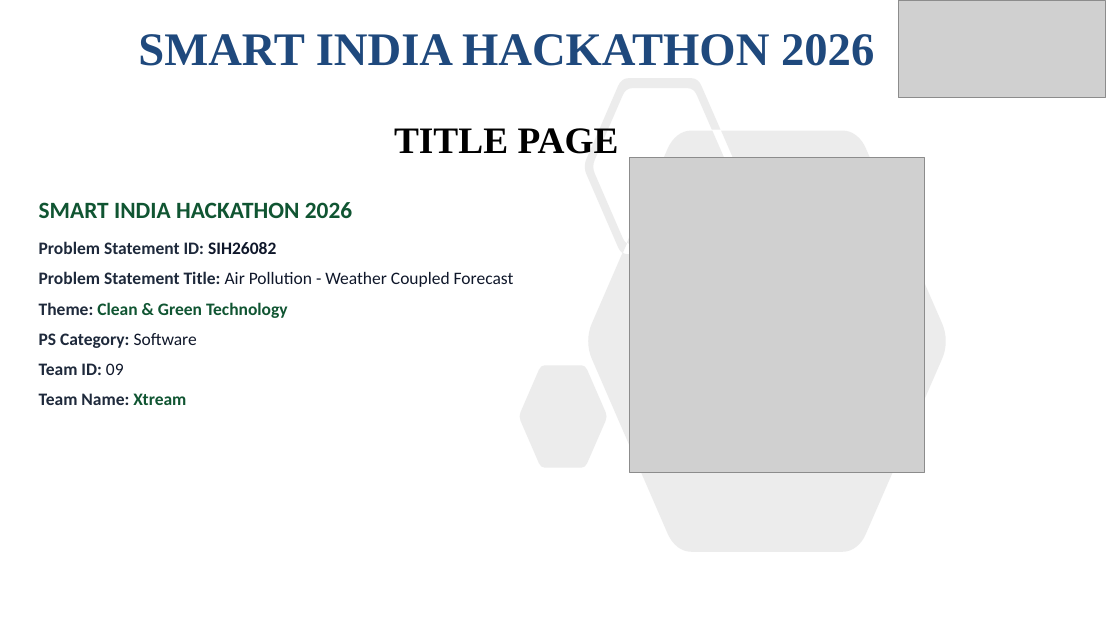
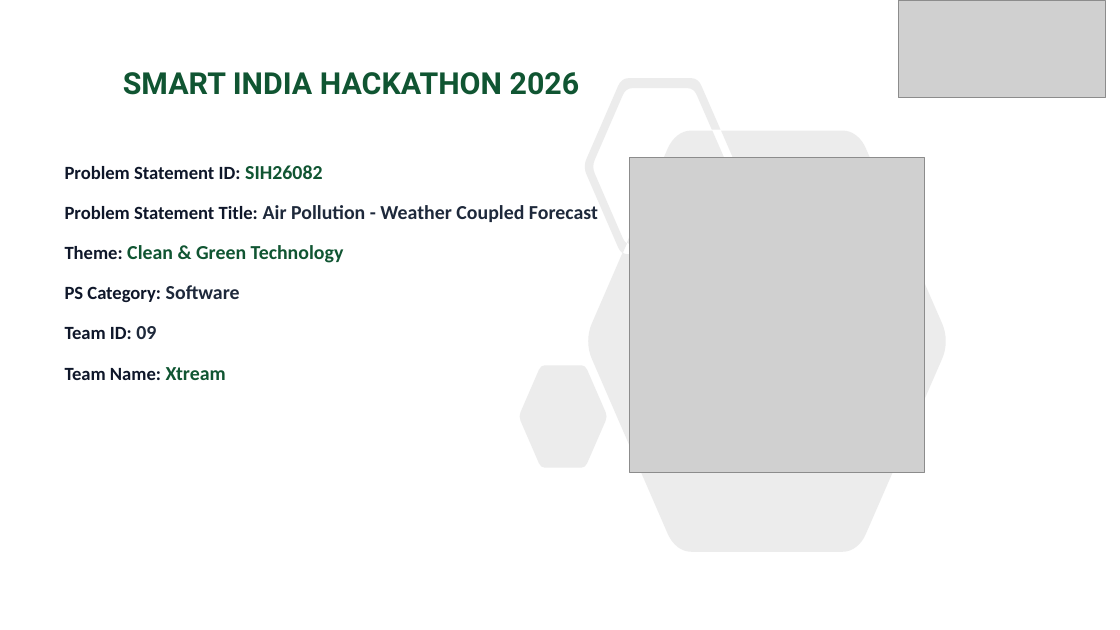
Before and after one commit to NirmalSushil/SIH26082, a slide deck: slide 1 of PPT/SIH2026-IDEA-Presentation-Xtream-09.pptx. Drawn at 1120x630 pixels with LibreOffice and Linux fonts; fonts in the diff are those of the drawing; grey boxes stand for pictures. Boxes give left, top, right and bottom in pixels: in the first picture for what was removed or moved away, otherwise in the second. Text is boxed around its words. In the diff, an @@ line names an element or a change of style, - is before the commit and + after.

Commit message:
fix(ppt): enhance typography, increase font sizes, and optimize shape alignments across all slides

```diff
--- a/PPT/SIH2026-IDEA-Presentation-Xtream-09.pptx
+++ b/PPT/SIH2026-IDEA-Presentation-Xtream-09.pptx
@@ title removed at (138,34,874,66) @@
-SMART INDIA HACKATHON 2026
@@ subtitle at (123,72,580,95): text changed; size 32 to 26 pt; font Times New Roman to Roboto; text colour #000000 to #105532 @@
-TITLE PAGE
+SMART INDIA HACKATHON 2026
@@ text "Problem Statement ID: SIH26082": place and size @@
-text "Problem Statement ID: SIH26082" at (39,202,514,405)
+text "Problem Statement ID: SIH26082" at (65,165,598,380)
@@ text "Problem Statement ID: SIH26082" at (65,165,598,380): size 15 to 16 pt, text colour #1E293B to #0F172A in "Problem Statement ID:", "Problem Statement Title:", "Theme:", "PS Category:" and 2 more places; size 15 to 17 pt in "SIH26082", "Air Pollution - Weather Coupled Forecast", "Clean & Green Technology", "Software" and 2 more places; text colour #0F172A to #105532 in "SIH26082"; text colour #0F172A to #1E293B, bold on in "Air Pollution - Weather Coupled Forecast", "Software", "09"; more space between paragraphs @@
@@ text at (39,202,352,218): paragraph removed @@
-SMART INDIA HACKATHON 2026
```
Also in this commit, not shown: 5 other slides changed, 1 other file.
